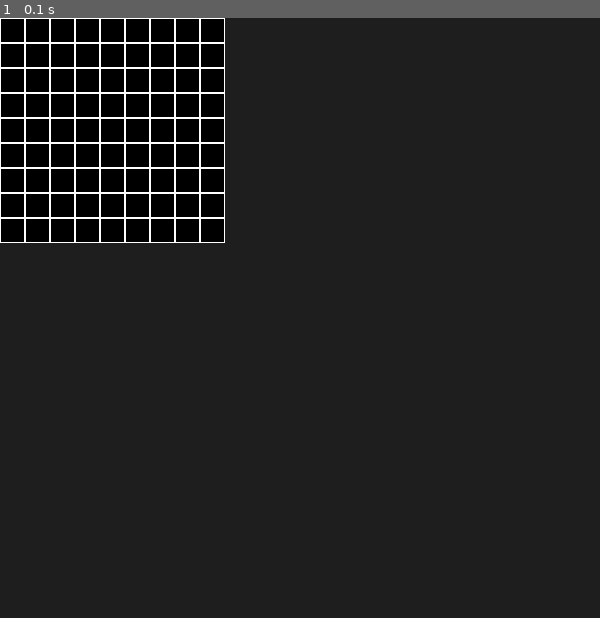
Above: before the commit, frame 1.
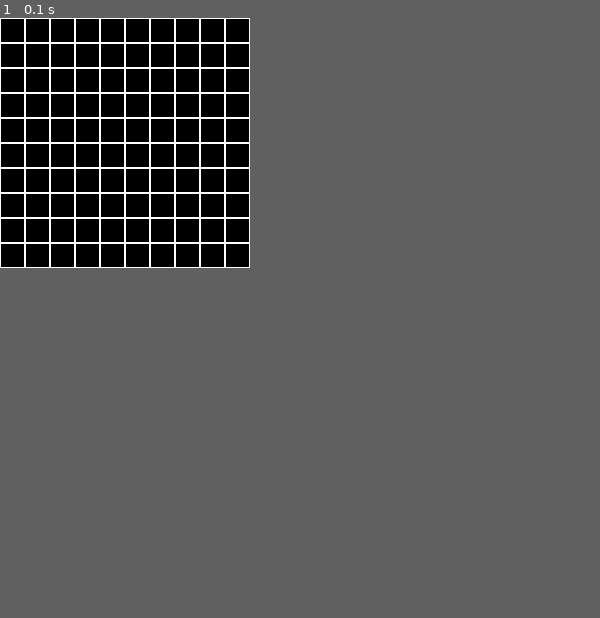
Above: after the commit, the same moment.

Repository: OraneOrveillon/minesweeper
Game: pygame game, started from main.py
Same seed, same stepped clock (60 frames per second), same inputs: the game is played once before the commit and once after it.
Inputs:
- Up to frame 1 (0.1 s): no input
In our replay, the window is 600x600 before the commit and 250x250 after it. These sizes can differ from the game's own. Grey fills any space a smaller window leaves; there, only what the larger window draws over its background counts as a difference.

The runs differ from the first frame. In frame 1, 3.3% of the frame differs, in the area x 0-42%, y 0-42%.

Commit message:
Better constants + other cell classes + adapt screen size

Diff:
--- a/cell.py
+++ b/cell.py
@@ -12,3 +12,14 @@
         pygame.draw.rect(self.image, 'white', pygame.Rect(0, 0, CELL_SIZE, CELL_SIZE))
         pygame.draw.rect(self.image, 'black', pygame.Rect(1, 1, CELL_SIZE - 2, CELL_SIZE - 2))
         self.rect = self.image.get_rect(topleft=(x * CELL_SIZE, y * CELL_SIZE))
+        self.returned = False
+        self.flag = False
+
+class NumberedCell(Cell):
+    def __init__(self, screen, x, y, number):
+        super().__init__(screen, x, y)
+        self.number = number
+
+class MinedCell(Cell):
+    def __init__(self, screen, x, y):
+        super().__init__(screen, x, y)
--- a/constants.py
+++ b/constants.py
@@ -1,3 +1,5 @@
-SCREEN_HEIGHT = 600
-SCREEN_WIDTH = 600
+NUMBER_OF_SIDE_CELLS = 10
+NUMBER_OF_MINES = 10
+
 CELL_SIZE = 25
+SCREEN_SIZE = CELL_SIZE * NUMBER_OF_SIDE_CELLS
--- a/game.py
+++ b/game.py
@@ -1,5 +1,6 @@
 import pygame
 from cell import Cell
+from constants import NUMBER_OF_SIDE_CELLS
 
 class Game:
   def __init__(self, screen) -> None:
@@ -7,7 +8,7 @@
 
   def run(self):
     cells = []
-    for i in range(9):
-      for j in range(9):
+    for i in range(NUMBER_OF_SIDE_CELLS):
+      for j in range(NUMBER_OF_SIDE_CELLS):
         cells.append(Cell(self.screen, i, j))
     cells = pygame.sprite.Group(cells).draw(self.screen)
--- a/main.py
+++ b/main.py
@@ -3,13 +3,14 @@
 import pygame as pygame
 from game import Game
 
-from constants import SCREEN_HEIGHT, SCREEN_WIDTH
+from constants import SCREEN_SIZE
 
 if __name__ == '__main__':
     pygame.init()
-    screen_width = SCREEN_WIDTH
-    screen_height = SCREEN_HEIGHT
+    screen_width = SCREEN_SIZE
+    screen_height = SCREEN_SIZE
     screen = pygame.display.set_mode((screen_width, screen_height))
+    pygame.display.set_caption('Minesweeper')
     clock = pygame.time.Clock()
 
     game = Game(screen)
